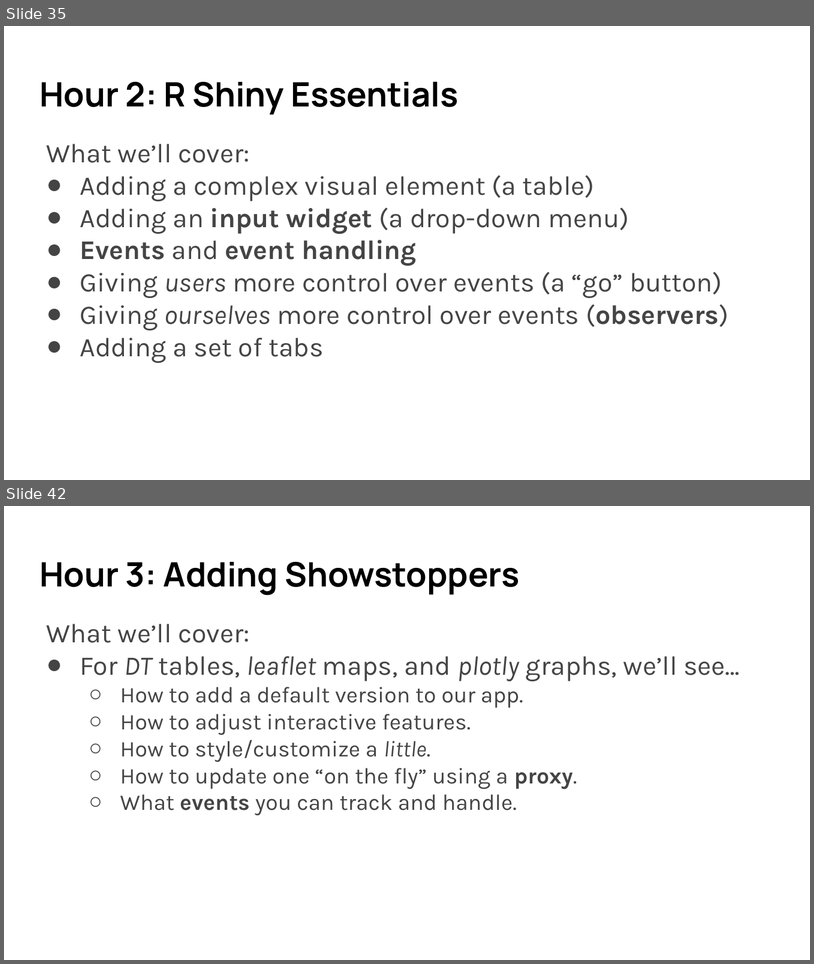
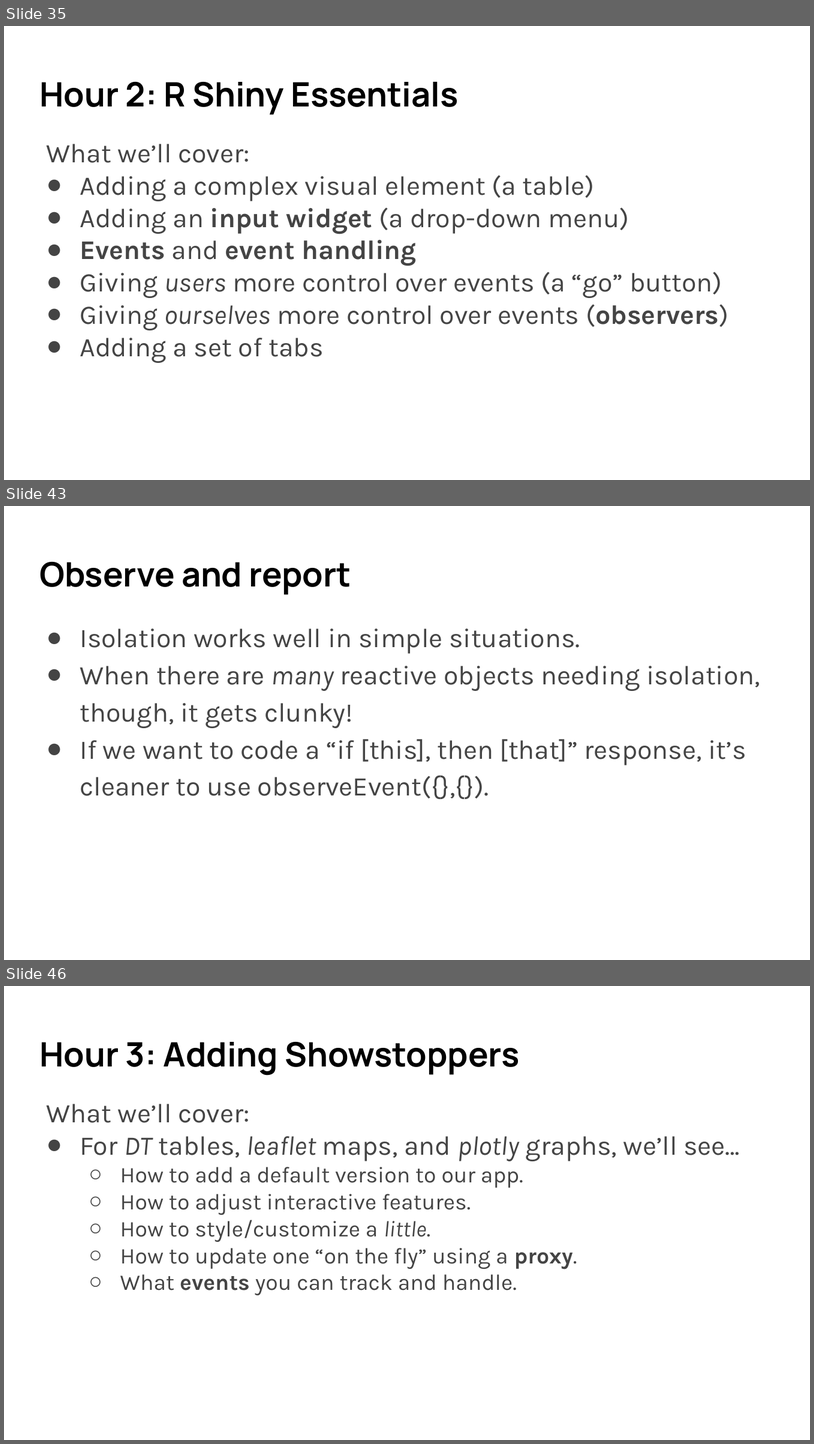
Before and after one commit to umn-dash/r-shiny, a slide deck: instructors/files/SWC slides R Shiny 2024 Fall.pptx. Shown one above the other, each under a label of ours: slides 35 and 42 before the commit, slides 35, 43 and 46 after it; the slides between them are not shown. The pictures are 814x964 and 814x1444 pixels, drawn with LibreOffice and Linux fonts; fonts in the diff are those of the drawing. Boxes give left, top, right and bottom in pixels: in the first picture for what was removed or moved away, otherwise in the second. Text is boxed around its words. In the diff, an @@ line names an element or a change of style, - is before the commit and + after.

```diff
--- a/instructors/files/SWC slides R Shiny 2024 Fall.pptx
+++ b/instructors/files/SWC slides R Shiny 2024 Fall.pptx
@@ slide 43 added at <box>4,506,810,960</box>, background #FFFFFF @@
@@ title added at <box>39,562,351,595</box>, 30 pt, text #000000, bold @@
+Observe and report
@@ text added at <box>80,628,761,799</box>, 24 pt, text #444444 @@
+● Isolation works well in simple situations.
+● When there are many reactive objects needing isolation, though, it gets clunky!
+● If we want to code a “if [this], then [that]” response, it’s cleaner to use observeEvent({},{}).
@@ what was slide 42 is now slide 46 @@
```
Also in this commit, not shown: 6 slides changed, 3 other slides added, 4 other files.
